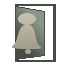
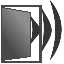
Two versions of the same layered image (64 × 64). Layer-by-layer changes:
added layer "Visible #1" above "Clipboard" over [1,0,62,63]
hid "Visible" over [11,4,56,62]
hid "Layer #2" over [11,13,41,54]
hid "Pasted Layer" over [15,4,56,62]
